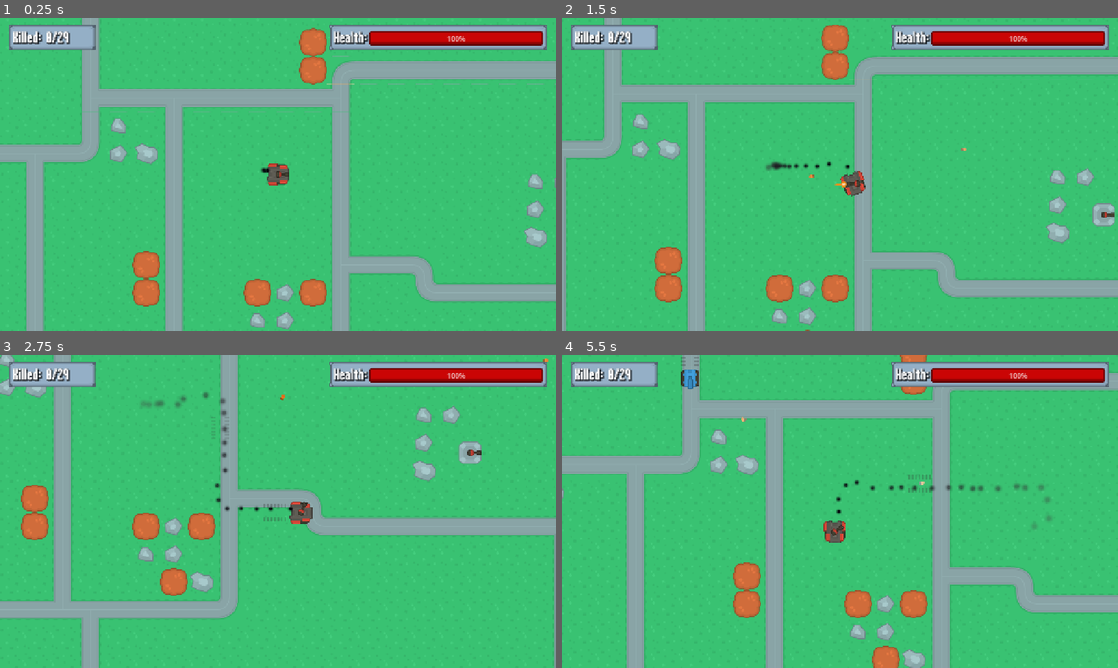
Above: before the commit, frames 1-4 (two rows, left to right).
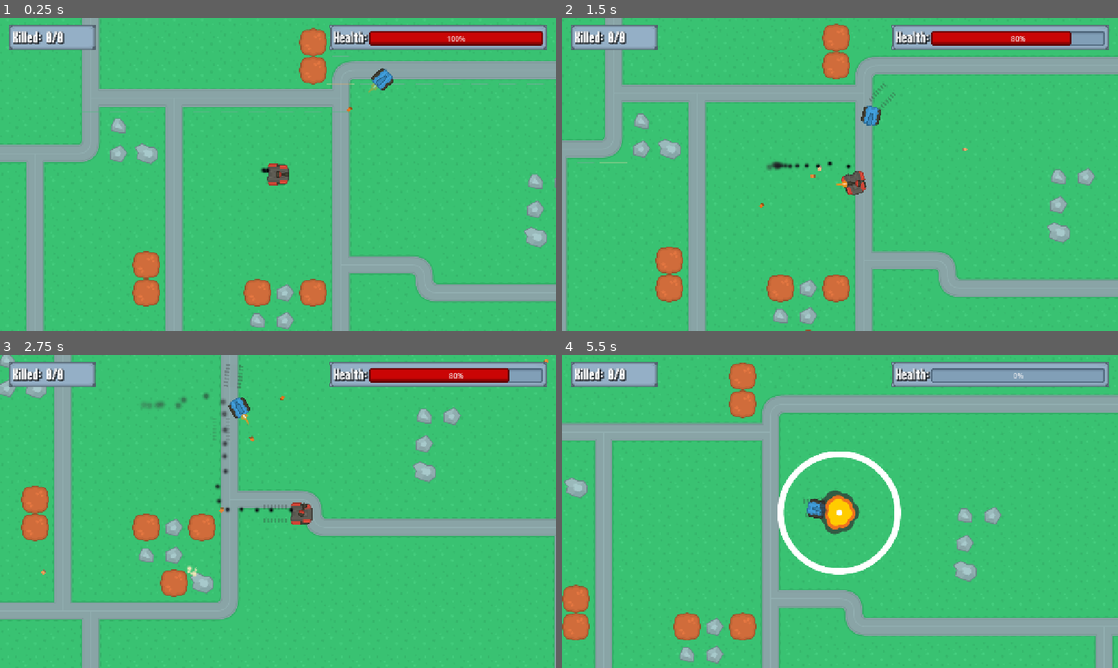
Above: after the commit, the same moments.

Repository: xiemulei/Battle-Tank
Game: Godot game, scene res://Scenes/game/game.tscn
The game is run twice, just before and just after one commit, with the same random seed, the same clock (stepped at 60 frames per second) and the same inputs.
Inputs (mouse positions are in pixels of both pictures, inside the frame that each line leads up to):
- Up to frame 1 (0.25 s): no input
- Up to frame 2 (1.5 s): move the mouse to (962, 158) at 0.52 s; hold D (right) 0.53-1.28 s; click (962, 158) at 0.6 s; move the mouse to (728, 190) at 1.27 s; hold S (down) from 1.28 s (still down); click (728, 190) at 1.35 s
- Up to frame 3 (2.75 s): move the mouse to (333, 442) at 2.02 s; release S (down) at 2.03 s; hold D (right) from 2.03 s (still down); click (333, 442) at 2.1 s
- Up to frame 4 (5.5 s): move the mouse to (812, 574) at 2.77 s; release D (right) at 2.78 s; hold W (up) 2.78-3.53 s; click (812, 574) at 2.85 s; move the mouse to (1006, 558) at 3.52 s; hold A (left) 3.53-5.03 s; click (1006, 558) at 3.6 s; move the mouse to (673, 464) at 4.27 s; click (673, 464) at 4.35 s; move the mouse to (867, 511) at 5.02 s; hold S (down) from 5.03 s (still down); click (867, 511) at 5.1 s

The runs differ from the first frame. In frame 1, 0.3% of the frame differs, in the area x 10-71%, y 4-31%; in frame 2, 3.1%; in frame 3, 3.4%; in frame 4, 30%, in the area x 0-100%, y 0-100%.

Commit message:
第九章：有限状态机

Diff:
--- a/Scenes/components/detect_component.gd
+++ b/Scenes/components/detect_component.gd
@@ -1,8 +1,17 @@
 class_name DetectComponent
 extends Area2D
+
+var player_pos = null
 
 func get_player_pos():
 	if has_overlapping_areas():
 		var targets = get_overlapping_areas()
 		if not targets.is_empty():
 			return targets[0].global_position
+
+func find_player() -> bool:
+	player_pos = get_player_pos()
+	if player_pos:
+		return true
+	else:
+		return false
--- a/Scenes/components/trail_component.gd
+++ b/Scenes/components/trail_component.gd
@@ -1,3 +1,4 @@
+class_name TrailComponent
 extends Node2D
 
 @export var trail_scene: PackedScene
--- /dev/null
+++ b/Scenes/enemy/State.gd
@@ -0,0 +1,13 @@
+class_name State
+extends Node
+
+signal transitioned
+
+func enter():
+	pass
+
+func exit():
+	pass
+
+func physics_update(_delta: float):
+	pass
--- /dev/null
+++ b/Scenes/enemy/enemy_attack.gd
@@ -0,0 +1,17 @@
+extends State
+
+@export var enemy: EnemyTank
+@export var detect_component: DetectComponent
+@export var weapon_component: WeaponComponent
+
+var target_pos: Vector2
+
+func _physics_process(delta: float) -> void:
+	if detect_component.find_player():
+		target_pos = detect_component.get_player_pos()
+		enemy.update_direction(target_pos)
+		enemy.move()
+		weapon_component.target(target_pos)
+		weapon_component.shoot(target_pos)
+	else:
+		transitioned.emit(self, "EnemyPatrol")
--- /dev/null
+++ b/Scenes/enemy/enemy_attack.tscn
@@ -0,0 +1,7 @@
+[gd_scene format=3 uid="uid://dasd3wakarr0x"]
+
+[ext_resource type="Script" uid="uid://buua1xpjrpmhi" path="res://Scenes/enemy/enemy_attack.gd" id="1_n8jyg"]
+
+[node name="EnemyAttack" type="Node" unique_id=523067653]
+script = ExtResource("1_n8jyg")
+metadata/_custom_type_script = "uid://cwk46y31tcysx"
--- /dev/null
+++ b/Scenes/enemy/enemy_patrol.gd
@@ -0,0 +1,38 @@
+extends State
+
+@export var enemy: EnemyTank
+@export var detect_component: DetectComponent
+
+var points_array: Array
+var target_pos: Vector2
+var target_index: int = 0
+
+func _ready() -> void:
+	get_points()
+
+func enter():
+	find_next_point()
+
+func get_points():
+	for point: Marker2D in enemy.points.get_children():
+		points_array.append(point.global_position)
+
+func find_next_point():
+	if target_index >= points_array.size():
+		target_index = 0
+	target_pos = points_array[target_index]
+	target_index += 1
+
+func physics_update(_delta: float) -> void:
+	enemy.update_direction(target_pos)
+	enemy.move()
+	if near_point():
+		find_next_point()
+	if detect_component.find_player():
+		transitioned.emit(self, "EnemyAttack")
+
+func near_point():
+	if enemy.global_position.distance_to(target_pos) < 5:
+		return true
+	else:
+		return false
--- /dev/null
+++ b/Scenes/enemy/enemy_patrol.tscn
@@ -0,0 +1,7 @@
+[gd_scene format=3 uid="uid://cpraio3gkn03n"]
+
+[ext_resource type="Script" uid="uid://cfikpy2fxt8oi" path="res://Scenes/enemy/enemy_patrol.gd" id="1_e4sva"]
+
+[node name="EnemyPatrol" type="Node" unique_id=523067653]
+script = ExtResource("1_e4sva")
+metadata/_custom_type_script = "uid://cwk46y31tcysx"
--- a/Scenes/enemy/enemy_tank.gd
+++ b/Scenes/enemy/enemy_tank.gd
@@ -1,5 +1,7 @@
-extends PathFollow2D
+class_name EnemyTank
+extends CharacterBody2D
 
+@export var points: Node2D
 @export var speed: float = 100
 @onready var weapon_component: WeaponComponent = $WeaponComponent
 @onready var hurt_box_component: HurtBoxComponent = $HurtBoxComponent
@@ -13,6 +15,9 @@
 	health_component.died.connect(on_died)
 	hurt_box_component.get_damage.connect(on_get_damage)
 
+func _physics_process(_delta: float) -> void:
+	trail_component.start()
+
 func on_died():
 	Gamemanager.entity_died.emit(global_position, get_groups())
 	queue_free()
@@ -20,13 +25,11 @@
 func on_get_damage(_damage):
 	animation_player.play("flash")
 
-func _process(delta: float) -> void:
-	progress += speed * delta
-	trail_component.start()
-	find_player()
+func update_direction(target_pos: Vector2):
+	var direction = global_position.direction_to(target_pos)
+	var angle_rad = direction.angle()
+	rotation = angle_rad
 
-func find_player():
-	var player_pos = detect_component.get_player_pos()
-	if player_pos:
-		weapon_component.target(player_pos)
-		weapon_component.shoot(player_pos)
+func move():
+	velocity = transform.x * speed
+	move_and_slide()
--- a/Scenes/enemy/enemy_tank.tscn
+++ b/Scenes/enemy/enemy_tank.tscn
@@ -10,11 +10,17 @@
 [ext_resource type="PackedScene" uid="uid://bdjbuh6lqsawj" path="res://Scenes/Object/enemy_bullet.tscn" id="5_yc83e"]
 [ext_resource type="PackedScene" uid="uid://dmycqa5kh8jcr" path="res://Scenes/components/trail_component.tscn" id="7_kt61n"]
 [ext_resource type="PackedScene" uid="uid://cmm3vnvmo024w" path="res://Scenes/components/hurt_box_component.tscn" id="7_tujxv"]
+[ext_resource type="PackedScene" uid="uid://c6vnj2ymblnsh" path="res://Scenes/enemy/state_machine.tscn" id="11_ra0qn"]
+[ext_resource type="PackedScene" uid="uid://cpraio3gkn03n" path="res://Scenes/enemy/enemy_patrol.tscn" id="12_ai0wd"]
+[ext_resource type="PackedScene" uid="uid://dasd3wakarr0x" path="res://Scenes/enemy/enemy_attack.tscn" id="13_tujxv"]
 
 [sub_resource type="ShaderMaterial" id="ShaderMaterial_yc83e"]
 shader = ExtResource("1_j65v6")
 shader_parameter/active = true
 shader_parameter/flash_color = Color(1, 1, 1, 1)
+
+[sub_resource type="CircleShape2D" id="CircleShape2D_ai0wd"]
+radius = 25.0
 
 [sub_resource type="CircleShape2D" id="CircleShape2D_52c16"]
 radius = 350.0
@@ -59,9 +65,14 @@
 &"flash": SubResource("Animation_j65v6")
 }
 
-[node name="EnemyTank" type="PathFollow2D" unique_id=2022818693 groups=["Enemy", "EnemyTank"]]
+[node name="EnemyTank" type="CharacterBody2D" unique_id=1137593794 groups=["Enemy", "EnemyTank"]]
 material = SubResource("ShaderMaterial_yc83e")
+collision_layer = 64
+collision_mask = 112
 script = ExtResource("1_dndp7")
+
+[node name="CollisionShape2D" type="CollisionShape2D" parent="." unique_id=272987706]
+shape = SubResource("CircleShape2D_ai0wd")
 
 [node name="Base" type="Sprite2D" parent="." unique_id=1735465695]
 texture = ExtResource("1_kt61n")
@@ -92,4 +103,16 @@
 [node name="AnimationPlayer" type="AnimationPlayer" parent="." unique_id=1922323551]
 libraries/ = SubResource("AnimationLibrary_yc83e")
 
+[node name="StateMachine" parent="." unique_id=2034542311 node_paths=PackedStringArray("initial_state") instance=ExtResource("11_ra0qn")]
+initial_state = NodePath("EnemyPatrol")
+
+[node name="EnemyPatrol" parent="StateMachine" unique_id=523067653 node_paths=PackedStringArray("enemy", "detect_component") instance=ExtResource("12_ai0wd")]
+enemy = NodePath("../..")
+detect_component = NodePath("../../DetectComponent")
+
+[node name="EnemyAttack" parent="StateMachine" unique_id=1939130965 node_paths=PackedStringArray("enemy", "detect_component", "weapon_component") instance=ExtResource("13_tujxv")]
+enemy = NodePath("../..")
+detect_component = NodePath("../../DetectComponent")
+weapon_component = NodePath("../../WeaponComponent")
+
 [editable path="WeaponComponent"]
--- /dev/null
+++ b/Scenes/enemy/enemy_tank_sfsm.gd
@@ -0,0 +1,96 @@
+extends CharacterBody2D
+
+enum FSMState {Patrol, Chase}
+
+var direction := Vector2.RIGHT
+var points_array: Array
+var target_pos: Vector2
+var target_index: int = 0
+var player_pos = null
+var cur_state = FSMState.Patrol
+@export var points: Node2D  # 用来收纳巡逻路径点
+@export var speed: float = 100
+@onready var weapon_component: WeaponComponent = $WeaponComponent
+@onready var hurt_box_component: HurtBoxComponent = $HurtBoxComponent
+@onready var health_component: HealthComponent = $HealthComponent
+@onready var detect_component: DetectComponent = $DetectComponent
+@onready var trail_component: TrailComponent = $TrailComponent
+@onready var animation_player: AnimationPlayer = $AnimationPlayer
+
+func get_points():
+	for point in points.get_children():
+		points_array.append(point.global_position)
+
+func find_next_point():
+	if target_index >= points_array.size():
+		target_index = 0
+	target_pos = points_array[target_index]
+	target_index += 1
+
+func update_direction():
+	direction = global_position.direction_to(target_pos)
+	var angle_rad = direction.angle()
+	rotation = angle_rad
+
+func move_to_target():
+	velocity = transform.x * speed
+	move_and_slide()
+
+func near_point():
+	if global_position.distance_to(target_pos) < 5:
+		return true
+	else:
+		return false
+
+func find_player():
+	player_pos = detect_component.get_player_pos()
+	if player_pos:
+		return true
+	else:
+		return false
+
+func update_patrol():
+	update_direction()
+	move_to_target()
+	if near_point():
+		find_next_point()
+	if find_player():
+		cur_state = FSMState.Chase
+
+func attack_player():
+	weapon_component.target(player_pos)
+	weapon_component.shoot(player_pos)
+
+func update_chase():
+	if find_player():
+		target_pos = player_pos
+		update_direction()
+		move_to_target()
+		attack_player()
+	else:
+		cur_state = FSMState.Patrol
+
+func FSM_update():
+	match cur_state:
+		FSMState.Patrol:
+			update_patrol()
+		FSMState.Chase:
+			update_chase()
+
+func _physics_process(_delta: float) -> void:
+	FSM_update()
+	trail_component.start()
+
+func _ready() -> void:
+	hurt_box_component.get_damage.connect(health_component.get_damage)
+	health_component.died.connect(on_died)
+	hurt_box_component.get_damage.connect(on_get_damage)
+	get_points()
+	find_next_point()
+
+func on_died():
+	Gamemanager.entity_died.emit(global_position, get_groups())
+	queue_free()
+
+func on_get_damage(_damage):
+	animation_player.play("flash")
--- /dev/null
+++ b/Scenes/enemy/enemy_tank_sfsm.tscn
@@ -0,0 +1,97 @@
+[gd_scene format=3 uid="uid://d4ganp5mcqnq4"]
+
+[ext_resource type="Shader" uid="uid://dq5udfhshhr3c" path="res://Scenes/player/flash.gdshader" id="1_x3c27"]
+[ext_resource type="Script" uid="uid://bg1em55iyqsdn" path="res://Scenes/enemy/enemy_tank_sfsm.gd" id="2_x3c27"]
+[ext_resource type="Texture2D" uid="uid://23cxawrqy6bl" path="res://assets/tank/tankBody_blue_outline.png" id="3_xhep2"]
+[ext_resource type="PackedScene" uid="uid://h666l70mxpla" path="res://Scenes/components/weapon_component.tscn" id="4_qqqdx"]
+[ext_resource type="PackedScene" uid="uid://bdjbuh6lqsawj" path="res://Scenes/Object/enemy_bullet.tscn" id="5_dihid"]
+[ext_resource type="Texture2D" uid="uid://b33gbg2q0hbuk" path="res://assets/tank/tankBlue_barrel3_outline.png" id="6_5l0ls"]
+[ext_resource type="PackedScene" uid="uid://mxmeqt3644h1" path="res://Scenes/components/health_component.tscn" id="7_uk8b4"]
+[ext_resource type="PackedScene" uid="uid://bxdatmx1sjay1" path="res://Scenes/components/detect_component.tscn" id="8_depj7"]
+[ext_resource type="PackedScene" uid="uid://dmycqa5kh8jcr" path="res://Scenes/components/trail_component.tscn" id="9_haqhq"]
+[ext_resource type="PackedScene" uid="uid://cmm3vnvmo024w" path="res://Scenes/components/hurt_box_component.tscn" id="10_nli7p"]
+
+[sub_resource type="ShaderMaterial" id="ShaderMaterial_yc83e"]
+shader = ExtResource("1_x3c27")
+shader_parameter/active = true
+shader_parameter/flash_color = Color(1, 1, 1, 1)
+
+[sub_resource type="CircleShape2D" id="CircleShape2D_52c16"]
+radius = 350.0
+
+[sub_resource type="CircleShape2D" id="CircleShape2D_80lxe"]
+radius = 25.0
+
+[sub_resource type="Animation" id="Animation_dndp7"]
+length = 0.001
+tracks/0/type = "value"
+tracks/0/imported = false
+tracks/0/enabled = true
+tracks/0/path = NodePath(".:material:shader_parameter/active")
+tracks/0/interp = 1
+tracks/0/loop_wrap = true
+tracks/0/keys = {
+"times": PackedFloat32Array(0),
+"transitions": PackedFloat32Array(1),
+"update": 1,
+"values": [true]
+}
+
+[sub_resource type="Animation" id="Animation_j65v6"]
+resource_name = "flash"
+length = 0.1
+tracks/0/type = "value"
+tracks/0/imported = false
+tracks/0/enabled = true
+tracks/0/path = NodePath(".:material:shader_parameter/active")
+tracks/0/interp = 1
+tracks/0/loop_wrap = true
+tracks/0/keys = {
+"times": PackedFloat32Array(0, 0.1),
+"transitions": PackedFloat32Array(1, 1),
+"update": 1,
+"values": [true, false]
+}
+
+[sub_resource type="AnimationLibrary" id="AnimationLibrary_yc83e"]
+_data = {
+&"RESET": SubResource("Animation_dndp7"),
+&"flash": SubResource("Animation_j65v6")
+}
+
+[node name="EnemyTankSFSM" type="CharacterBody2D" unique_id=377246782 groups=["Enemy", "EnemyTank"]]
+material = SubResource("ShaderMaterial_yc83e")
+collision_layer = 64
+collision_mask = 112
+script = ExtResource("2_x3c27")
+
+[node name="Base" type="Sprite2D" parent="." unique_id=1735465695]
+texture = ExtResource("3_xhep2")
+
+[node name="WeaponComponent" parent="." unique_id=963348630 instance=ExtResource("4_qqqdx")]
+bullet_scene = ExtResource("5_dihid")
+
+[node name="Gun" parent="WeaponComponent" index="0" unique_id=445025231]
+texture = ExtResource("6_5l0ls")
+
+[node name="HealthComponent" parent="." unique_id=1451598291 instance=ExtResource("7_uk8b4")]
+max_health = 4.0
+
+[node name="DetectComponent" parent="." unique_id=174737966 instance=ExtResource("8_depj7")]
+collision_mask = 2
+
+[node name="CollisionShape2D" type="CollisionShape2D" parent="DetectComponent" unique_id=348649503]
+shape = SubResource("CircleShape2D_52c16")
+
+[node name="TrailComponent" parent="." unique_id=1878480963 instance=ExtResource("9_haqhq")]
+
+[node name="HurtBoxComponent" parent="." unique_id=1715346458 instance=ExtResource("10_nli7p")]
+collision_layer = 8
+
+[node name="CollisionShape2D" type="CollisionShape2D" parent="HurtBoxComponent" unique_id=1205768103]
+shape = SubResource("CircleShape2D_80lxe")
+
+[node name="AnimationPlayer" type="AnimationPlayer" parent="." unique_id=1922323551]
+libraries/ = SubResource("AnimationLibrary_yc83e")
+
+[editable path="WeaponComponent"]
--- /dev/null
+++ b/Scenes/enemy/state_machine.gd
@@ -0,0 +1,34 @@
+extends Node
+
+@export var initial_state: State
+
+var current_state: State
+var states: Dictionary
+
+func _ready() -> void:
+	for child in get_children():
+		if child is State:
+			states[child.name] = child
+			child.transitioned.connect(on_child_transition)
+
+	if initial_state:
+		initial_state.enter()
+		current_state = initial_state
+
+func on_child_transition(state: State, new_state_name: StringName):
+	if state != current_state:
+		return
+
+	var new_state = states.get(new_state_name)
+	if not new_state:
+		return
+
+	if current_state:
+		current_state.exit()
+
+	new_state.enter()
+	current_state = new_state
+
+func _physics_process(delta: float) -> void:
+	if current_state:
+		current_state.physics_update(delta)
--- /dev/null
+++ b/Scenes/enemy/state_machine.tscn
@@ -0,0 +1,6 @@
+[gd_scene format=3 uid="uid://c6vnj2ymblnsh"]
+
+[ext_resource type="Script" uid="uid://b1tbgol5gx5u8" path="res://Scenes/enemy/state_machine.gd" id="1_dna5x"]
+
+[node name="StateMachine" type="Node" unique_id=2034542311]
+script = ExtResource("1_dna5x")
--- a/Scenes/game/game.tscn
+++ b/Scenes/game/game.tscn
@@ -2,47 +2,13 @@
 
 [ext_resource type="PackedScene" uid="uid://dk14hmiuhv5iy" path="res://Scenes/game/map.tscn" id="1_wrm1d"]
 [ext_resource type="PackedScene" uid="uid://biihvbxh372vq" path="res://Scenes/player/player.tscn" id="2_3dryh"]
-[ext_resource type="PackedScene" uid="uid://bqdjnt3wu4ua7" path="res://Scenes/enemy/enemy_tower.tscn" id="3_vjhi1"]
 [ext_resource type="PackedScene" uid="uid://cb656hnl7mta0" path="res://Scenes/UI/hud.tscn" id="4_3dryh"]
-[ext_resource type="PackedScene" uid="uid://4sx5g46guks0" path="res://Scenes/manager/enemy_manager.tscn" id="4_d0b77"]
-[ext_resource type="PackedScene" uid="uid://c1klh4udsby6r" path="res://Scenes/manager/pickup_manager.tscn" id="5_7trcl"]
 [ext_resource type="PackedScene" uid="uid://dhpo25h4obi2p" path="res://Scenes/manager/vfx_manager.tscn" id="5_i6g32"]
 [ext_resource type="PackedScene" uid="uid://did6lx4n3irxo" path="res://Scenes/enemy/enemy_tank.tscn" id="5_nds08"]
-
-[sub_resource type="Curve2D" id="Curve2D_u7m1m"]
-_data = {
-"points": PackedVector2Array(0, 0, 0, 0, 4, 219, 0, 0, 0, 0, 394, 219, 0, 0, 0, 0, 415, 242, 0, 0, 0, 0, 415, 452, 0, 0, 0, 0, 444, 482, 0, 0, 0, 0, 894, 480, 0, 0, 0, 0, 927, 453, 0, 0, 0, 0, 925, 369, 0, 0, 0, 0, 950, 351, 0, 0, 0, 0, 1482, 350, 0, 0, 0, 0, 1506, 327, 0, 0, 0, 0, 1531, 286, 0, 0, 0, 0, 2313, 286, 0, 0, 0, 0, 2332, 268, 0, 0, 0, 0, 2335, -58)
-}
-point_count = 15
-
-[sub_resource type="Curve2D" id="Curve2D_vjhi1"]
-_data = {
-"points": PackedVector2Array(0, 0, 0, 0, 414, -50, 0, 0, 0, 0, 415, 449, 0, 0, 0, 0, 451, 480, 0, 0, 0, 0, 522, 479, 0, 0, 0, 0, 542, 500, 0, 0, 0, 0, 543, 585, 0, 0, 0, 0, 510, 608, 0, 0, 0, 0, 478, 636, 0, 0, 0, 0, 481, 1219, 0, 0, 0, 0, 508, 1249, 0, 0, 0, 0, 1181, 1246, 0, 0, 0, 0, 2247, 1246, 0, 0, 0, 0, 2272, 1214, 0, 0, 0, 0, 2272, 821, 0, 0, 0, 0, 2292, 801, 0, 0, 0, 0, 2435, 795, 0, 0, 0, 0, 2461, 781, 0, 0, 0, 0, 2461, 313, 0, 0, 0, 0, 2431, 286, 0, 0, 0, 0, 2370, 286)
-}
-point_count = 20
-
-[sub_resource type="Curve2D" id="Curve2D_g0siu"]
-_data = {
-"points": PackedVector2Array(0, 0, 0, 0, 1183, 1211, 0, 0, 0, 0, 1183, 1014, 0, 0, 0, 0, 1138, 991, 0, 0, 0, 0, 831, 989, 0, 0, 0, 0, 800, 956, 0, 0, 0, 0, 798, 501, 0, 0, 0, 0, 822, 476, 0, 0, 0, 0, 895, 478, 0, 0, 0, 0, 926, 458, 0, 0, 0, 0, 926, 381, 0, 0, 0, 0, 949, 350, 0, 0, 0, 0, 1103, 350, 0, 0, 0, 0, 1121, 368, 0, 0, 0, 0, 1119, 962)
-}
-point_count = 14
-
-[sub_resource type="Curve2D" id="Curve2D_7pssd"]
-_data = {
-"points": PackedVector2Array(0, 0, 0, 0, 474, 90, 0, 0, 0, 0, 883, 92, 0, 0, 0, 0, 924, 115, 0, 0, 0, 0, 926, 329, 0, 0, 0, 0, 955, 352, 0, 0, 0, 0, 1466, 348, 0, 0, 0, 0, 1507, 387, 0, 0, 0, 0, 1499, 713, 0, 0, 0, 0, 1540, 731, 0, 0, 0, 0, 1663, 731, 0, 0, 0, 0, 1692, 765, 0, 0, 0, 0, 1729, 800, 0, 0, 0, 0, 2271, 800, 0, 0, 0, 0, 2433, 792)
-}
-point_count = 14
 
 [node name="Game" type="Node2D" unique_id=54073917]
 
 [node name="VFXManager" parent="." unique_id=1324291216 instance=ExtResource("5_i6g32")]
-
-[node name="EnemyManager" parent="." unique_id=455659908 node_paths=PackedStringArray("path_holder", "enemies_holder") instance=ExtResource("4_d0b77")]
-enemy_tank_scene = ExtResource("5_nds08")
-path_holder = NodePath("../Path")
-enemies_holder = NodePath("../Enemies")
-
-[node name="PickupManager" parent="." unique_id=2019116312 instance=ExtResource("5_7trcl")]
 
 [node name="Map" parent="." unique_id=1846740082 instance=ExtResource("1_wrm1d")]
 
@@ -51,35 +17,24 @@
 
 [node name="Enemies" type="Node2D" parent="." unique_id=1022295085]
 
-[node name="EnemyTower" parent="Enemies" unique_id=822312792 instance=ExtResource("3_vjhi1")]
-position = Vector2(259, 127)
-
-[node name="EnemyTower2" parent="Enemies" unique_id=791378753 instance=ExtResource("3_vjhi1")]
-position = Vector2(280, 695)
-
-[node name="EnemyTower3" parent="Enemies" unique_id=1263327885 instance=ExtResource("3_vjhi1")]
-position = Vector2(928, 1075)
-
-[node name="EnemyTower4" parent="Enemies" unique_id=2083967028 instance=ExtResource("3_vjhi1")]
-position = Vector2(2262, 27)
-
-[node name="EnemyTower5" parent="Enemies" unique_id=1413778104 instance=ExtResource("3_vjhi1")]
-position = Vector2(2058, 631)
-
-[node name="Path" type="Node2D" parent="." unique_id=579686156]
-
-[node name="Path2D1" type="Path2D" parent="Path" unique_id=446692356]
-curve = SubResource("Curve2D_u7m1m")
-
-[node name="Path2D2" type="Path2D" parent="Path" unique_id=528088014]
-curve = SubResource("Curve2D_vjhi1")
-
-[node name="Path2D3" type="Path2D" parent="Path" unique_id=1158897231]
-curve = SubResource("Curve2D_g0siu")
-
-[node name="Path2D4" type="Path2D" parent="Path" unique_id=244278545]
-curve = SubResource("Curve2D_7pssd")
+[node name="EnemyTank" parent="Enemies" unique_id=1137593794 node_paths=PackedStringArray("points") instance=ExtResource("5_nds08")]
+position = Vector2(1621, 293)
+points = NodePath("../../Points")
 
 [node name="CanvasLayer" type="CanvasLayer" parent="." unique_id=1264046463]
 
 [node name="HUD" parent="CanvasLayer" unique_id=631673634 instance=ExtResource("4_3dryh")]
+
+[node name="Points" type="Node2D" parent="." unique_id=1909502906]
+
+[node name="Marker2D" type="Marker2D" parent="Points" unique_id=1632175040]
+position = Vector2(1511, 295)
+
+[node name="Marker2D2" type="Marker2D" parent="Points" unique_id=1855711863]
+position = Vector2(1513, 728)
+
+[node name="Marker2D3" type="Marker2D" parent="Points" unique_id=692696117]
+position = Vector2(2459, 788)
+
+[node name="Marker2D4" type="Marker2D" parent="Points" unique_id=1604597018]
+position = Vector2(2453, 299)
Not shown, added: Scenes/enemy/State.gd.uid
Not shown, added: Scenes/enemy/enemy_attack.gd.uid
Not shown, added: Scenes/enemy/enemy_patrol.gd.uid
Not shown, added: Scenes/enemy/enemy_tank_sfsm.gd.uid
Not shown, added: Scenes/enemy/state_machine.gd.uid
